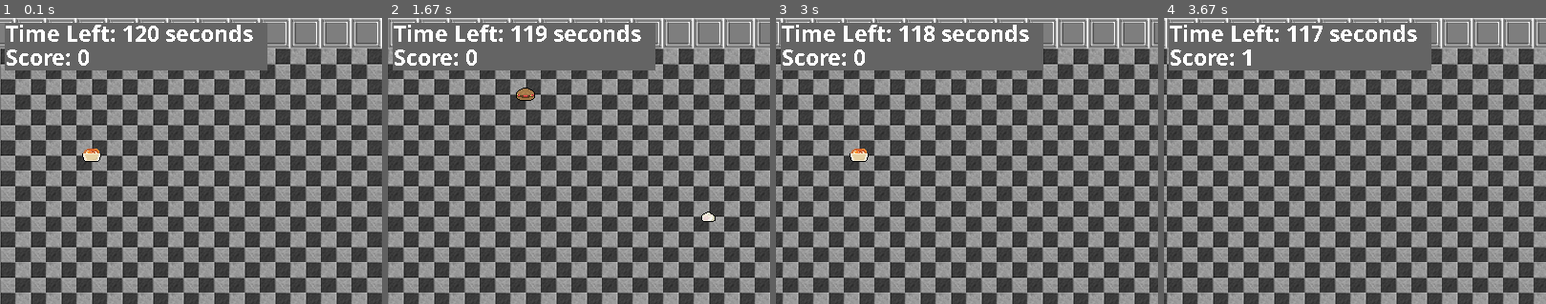
Above: before the commit, frames 1-4 (left to right).
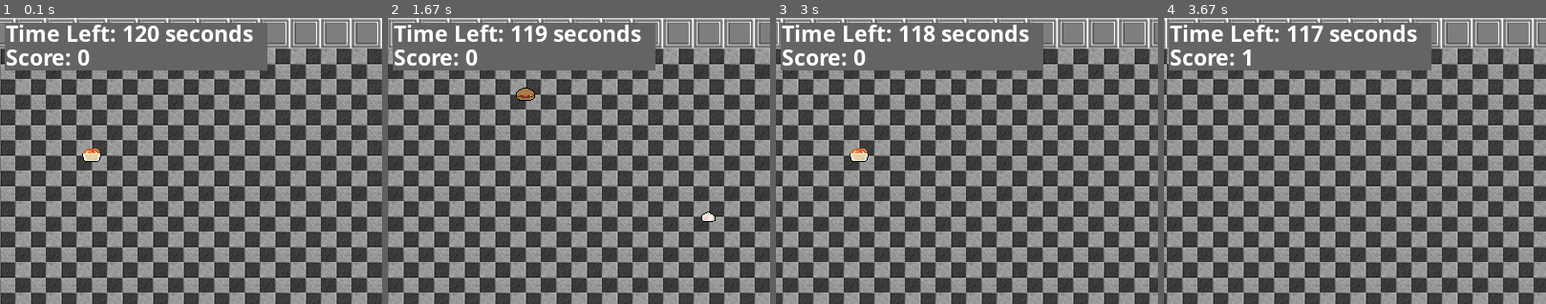
Above: after the commit, the same moments.

Repository: bly852/ICS3U1
Game: pygame game, started from (19.12.06) Culminating/game.py
The game is run twice, just before and just after one commit, with the same random seed, the same clock (stepped at 60 frames per second) and the same inputs.
Inputs:
- Up to frame 1 (0.1 s): no input
- Up to frame 2 (1.67 s): hold D 0.33-0.8 s; hold W 0.88-1.18 s; hold D from 1.22 s (still down)
- Up to frame 3 (3 s): release D at 1.68 s; hold A 1.72-2.25 s; hold S 2.28-2.58 s; hold A from 2.62 s (still down)
- Up to frame 4 (3.67 s): release A at 3.02 s; hold W 3.05-3.42 s; hold D from 3.45 s (still down)
The pictures show only the part of the screen within x 0-50%, y 0-50%; the shares and areas given below are measured in that part.

The runs differ from the first frame. In frame 1, 0.8% of the frame differs, in the area x 1-67%, y 2-17%; in frame 2, 0.7%; in frame 3, 0.8%; in frame 4, 0.7%.

Commit message:
Changed Text Drawing to a method within game

Diff:
--- a/(19.12.06) Culminating/game.py
+++ b/(19.12.06) Culminating/game.py
@@ -14,7 +14,6 @@
 from sprites import *
 from os import path
 from map import *
-from gui import *
 
 
 class Game:
@@ -41,6 +40,32 @@
         self.floor_image = pygame.image.load(path.join(image_folder, floor_image))
         self.wall_image = pygame.image.load(path.join(image_folder, wall_image))
         self.player_image = pygame.image.load(path.join(image_folder, player_image))
+
+        self.game_over = pygame.image.load(path.join(image_folder, 'Transparent Grey Layer.png'))
+
+    def draw_text(self, text, font_name, size, bold,color, x, y, align="nw"):
+        font = pygame.font.SysFont(font_name, size, bold)
+        text_surface = font.render(text, True, color)
+        text_rect = text_surface.get_rect()
+        if align == "nw":
+            text_rect.topleft = (x, y)
+        if align == "ne":
+            text_rect.topright = (x, y)
+        if align == "sw":
+            text_rect.bottomleft = (x, y)
+        if align == "se":
+            text_rect.bottomright = (x, y)
+        if align == "n":
+            text_rect.midtop = (x, y)
+        if align == "s":
+            text_rect.midbottom = (x, y)
+        if align == "e":
+            text_rect.midright = (x, y)
+        if align == "w":
+            text_rect.midleft = (x, y)
+        if align == "center":
+            text_rect.center = (x, y)
+        self.screen.blit(text_surface, text_rect)
 
     def new(self):
         """
@@ -119,13 +144,11 @@
         # render and blit rectangle for score and timer
         pygame.draw.rect(self.screen, lightgrey, (5, 5, 275, 50), 0)
 
-        # render and blit player score to the screen
-        self.player_score = main_font.render(' Score: {}'.format(self.player.score), False, white)
-        self.screen.blit(self.player_score, (0, 25))
-
-        # rener and blit remaining time to the screen
-        self.player_score = main_font.render(' Time Left: {} seconds'.format(time_limit-(int(self.elapsed_time))), False, white)
-        self.screen.blit(self.player_score, (0, 0))
+        # draws time left to the screen
+        self.draw_text(' Time Left: {} seconds'.format(time_limit-(int(self.elapsed_time))), 'Segoe UI', 25, True, white, 0, 0)
+
+        # draws player score to the screen
+        self.draw_text(' Score: {}'.format(self.player.score), 'Segoe UI', 25, True, white, 0, 25)
 
         # flip render to the screen
         pygame.display.flip()
@@ -169,7 +192,6 @@
         """
         shows the game over screen
         """
-        pass
 
 
 game = Game()
--- a/(19.12.06) Culminating/gui.py
+++ /dev/null
@@ -1,14 +0,0 @@
-#         course: ICS3U1 2019
-#       exercise: Culminating Activity
-#           date: 2019-12-06
-# student number: 340926187
-#           name: Brandon Ly
-#    description: Two players (Mr Chun & Mr Pileggi) running around the school collecting food for the food drive.
-
-# gui script
-
-import pygame
-from pygame.locals import *
-
-pygame.font.init()
-main_font = pygame.font.SysFont('Segoe UI', 25, True)
Binary file added: (19.12.06) Culminating/images/Transparent Grey Layer.png
